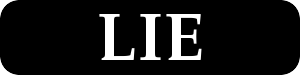
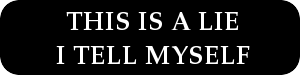
Before/after of a 300×75 layered artwork. What changed in the layer stack:
added layer "THIS IS A LIE ..." above "NOT LIE" over (x1=56, y1=12, x2=250, y2=64)
hid "LIE" over (x1=99, y1=14, x2=202, y2=60)
